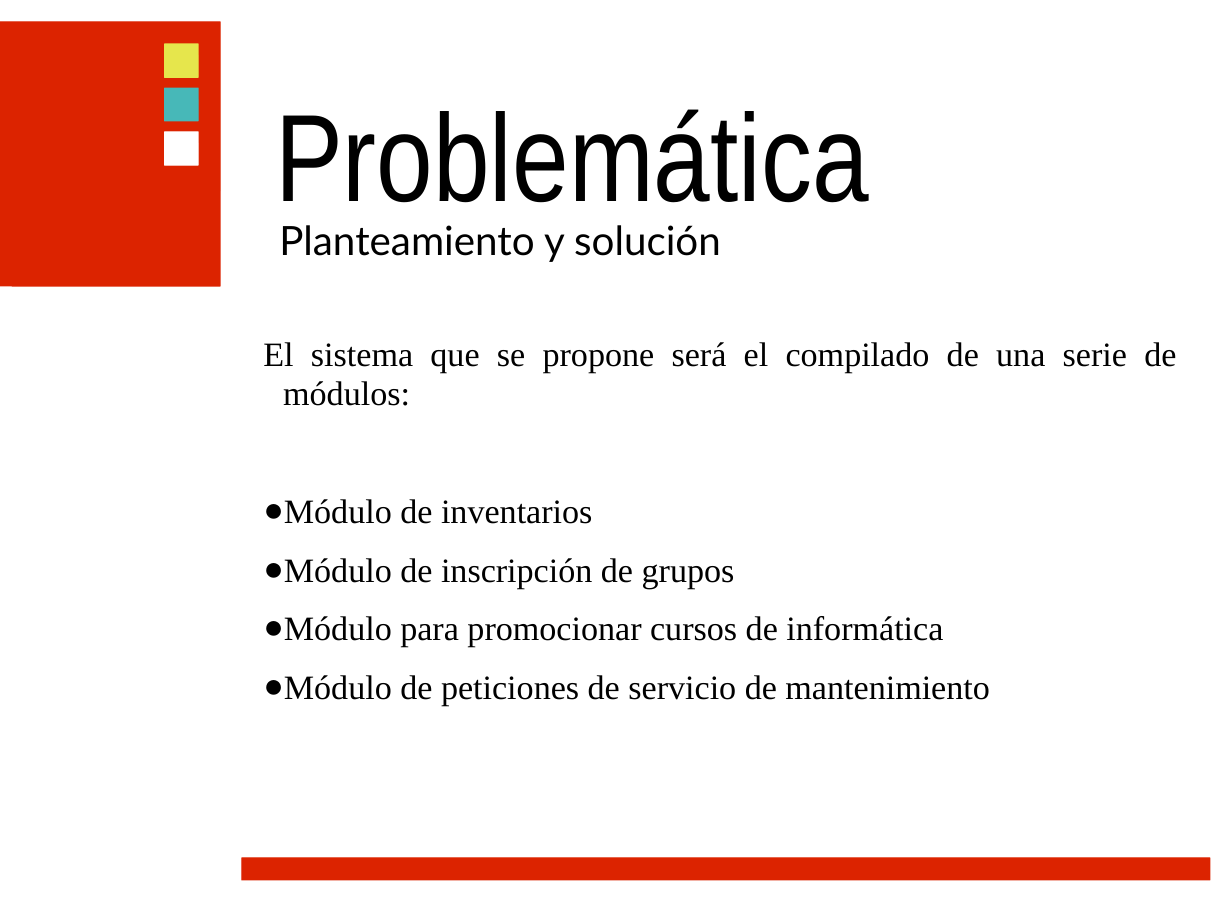
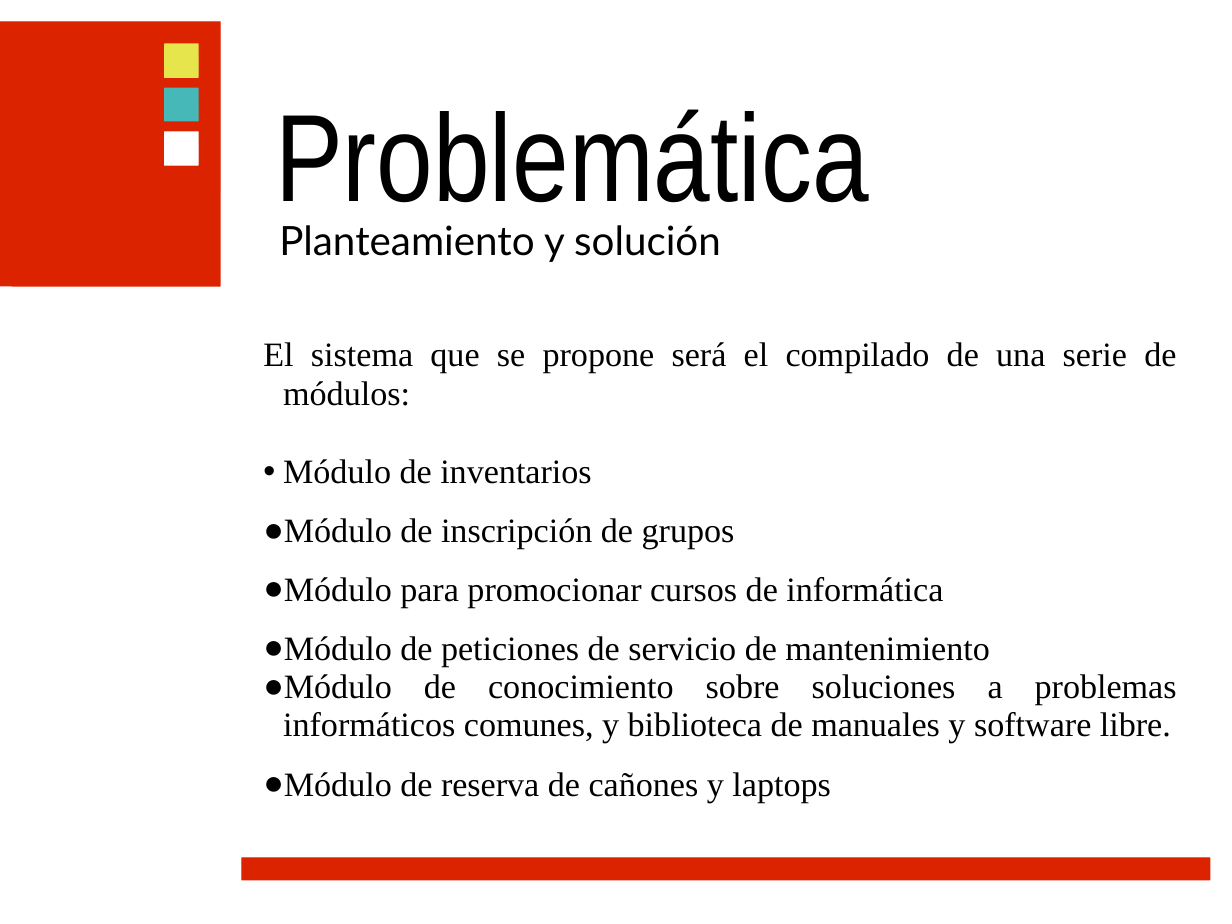
Before and after one commit to ramayac/jhard, a slide deck: slide 10 of presentaciones/primera defensa/jhard.ppt. Drawn at 1232x924 pixels with LibreOffice and Linux fonts; fonts in the diff are those of the drawing; background and template pictures are left out. Boxes give left, top, right and bottom in pixels: in the first picture for what was removed or moved away, otherwise in the second. Text is boxed around its words. In the diff, an @@ line names an element or a change of style, - is before the commit and + after.

```diff
--- a/presentaciones/primera defensa/jhard.ppt
+++ b/presentaciones/primera defensa/jhard.ppt
@@ text at box(283, 459, 591, 484): bullet ● to •; line spacing 1.43 to 0.95 @@
@@ text at box(283, 674, 1177, 803): paragraphs added @@
+● Módulo de conocimiento sobre soluciones a problemas informáticos comunes, y biblioteca de manuales y software libre.
+● Módulo de reserva de cañones y laptops
```
Also in this commit, not shown: 8 other slides changed, 2 slides removed.
